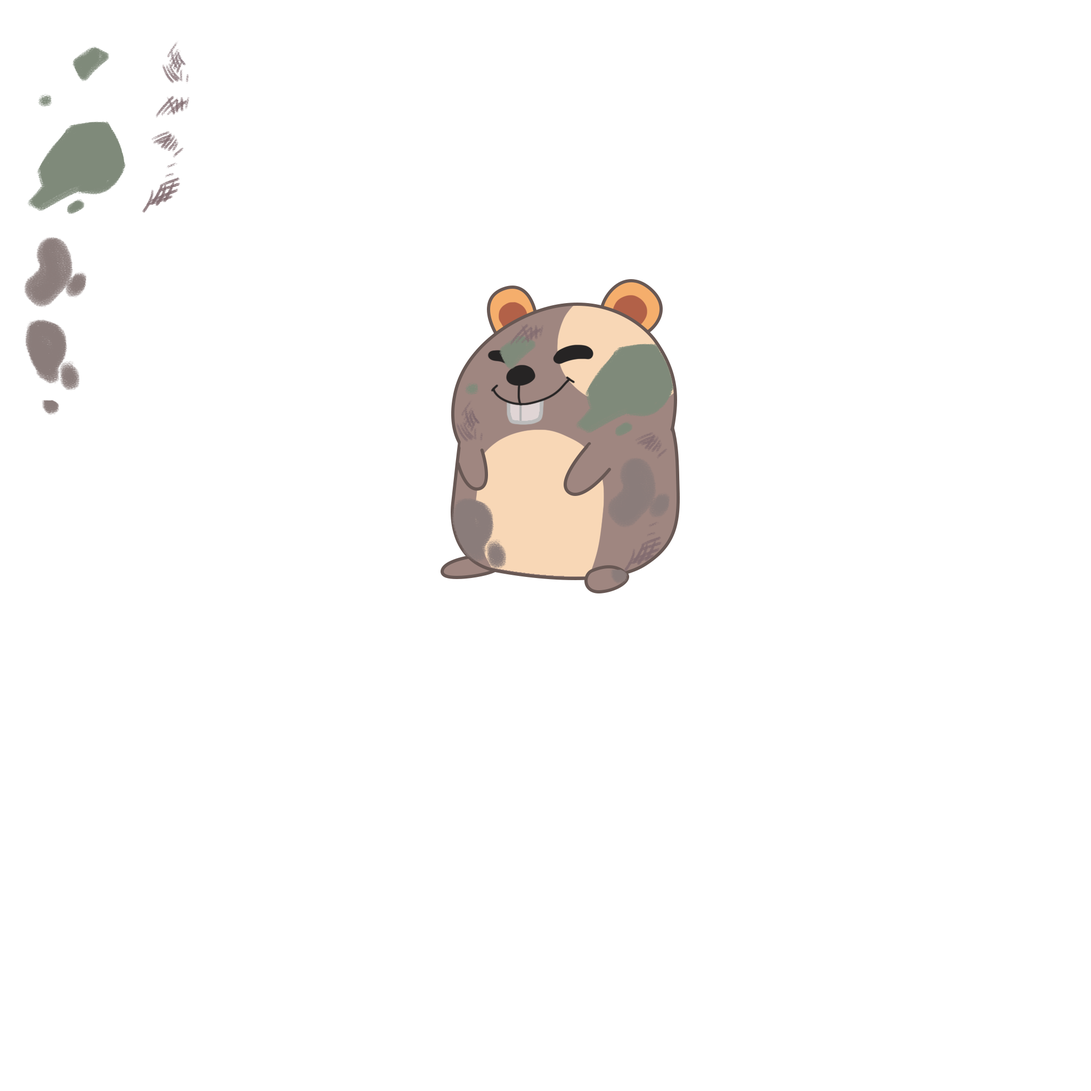
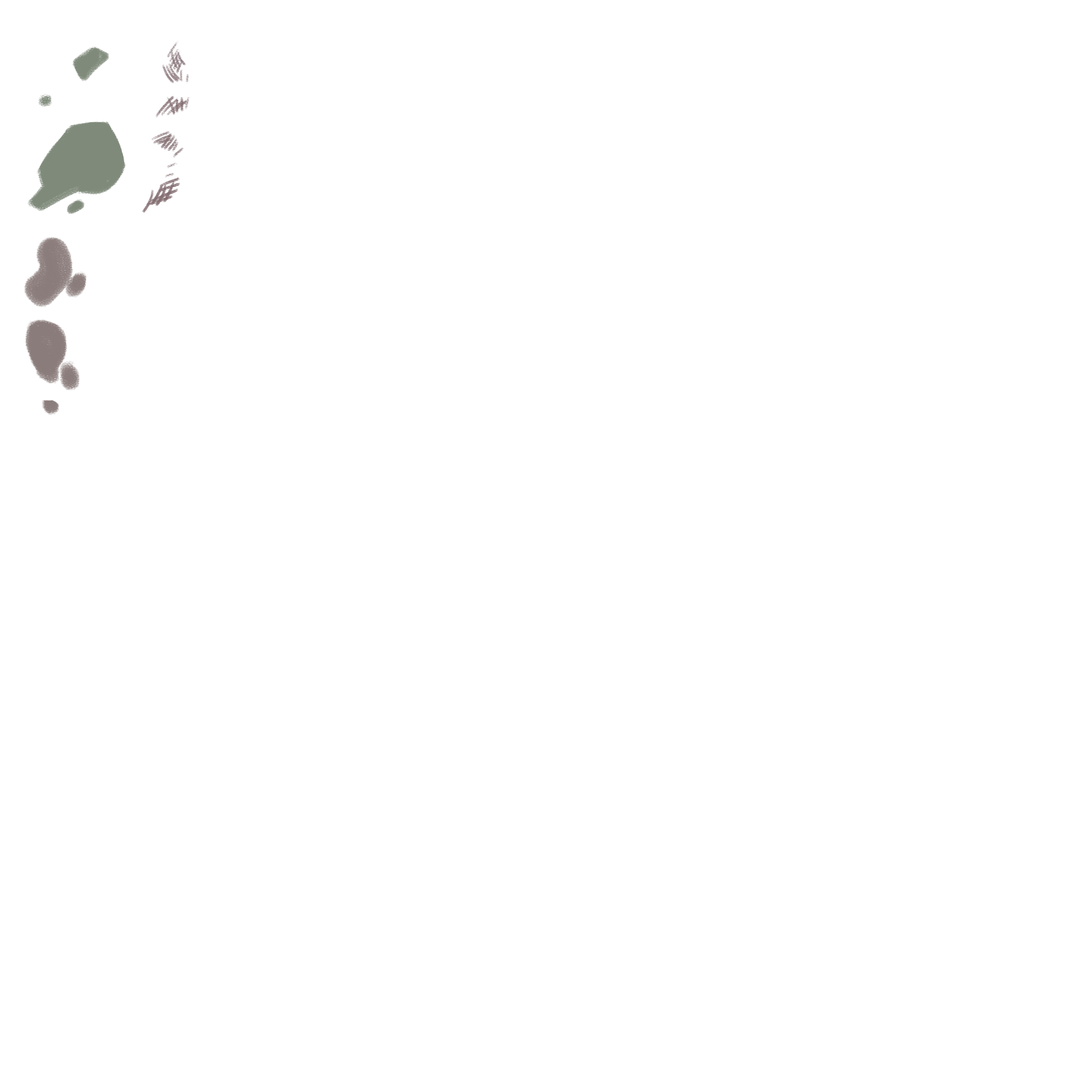
Layers edited between the first and the second (1091, 1091) image:
hid "Layer 7" over [456, 323, 668, 573]
hid "Layer 6" over [451, 334, 675, 586]
hid "hamster" over [440, 279, 681, 594]
